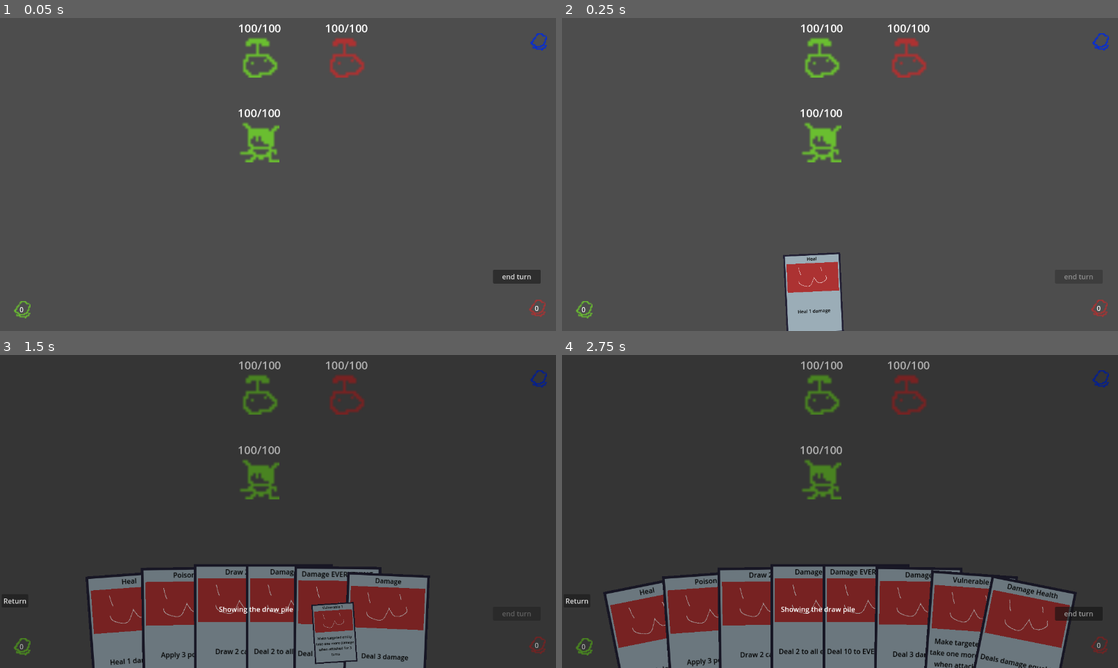
Above: before the commit, frames 1-4 (two rows, left to right).
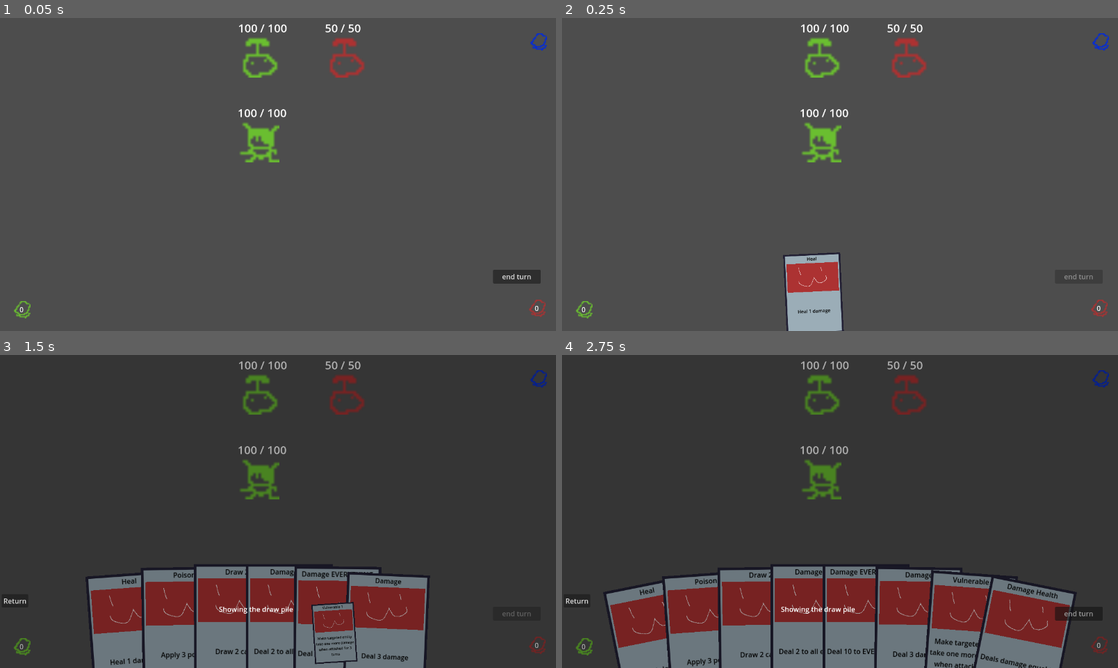
Above: after the commit, the same moments.

Repository: Saplings-Projects/1M_sub
Game: Godot game, scene res://#Scenes/TestingScene.tscn
Two runs of this game, one before a commit and one after it. Both use one fixed random seed, a clock stepped at 60 frames per second and the inputs below.
Inputs (mouse positions are in pixels of both pictures, inside the frame that each line leads up to):
- Up to frame 1 (0.05 s): no input
- Up to frame 2 (0.25 s): no input
- Up to frame 3 (1.5 s): click (255, 624) at 0.52 s; click "0" at 1.25 s
- Up to frame 4 (2.75 s): click "end turn" at 2 s

The runs differ from the first frame. In frame 1, 0.3% of the frame differs, in the area x 46-67%, y 2-32%; in frame 2, 0.3%; in frame 3, 0.2%; in frame 4, 0.2%.
Error before the commit: Parse Error: Identifier "total_damage" not declared in the current scope. (res://Entity/Components/HealthComponent.gd:36)

Commit message:
Cleanup and fix merge conflicts

Diff:
--- a/Cards/CardContainer.gd
+++ b/Cards/CardContainer.gd
@@ -52,7 +52,7 @@
 func _ready() -> void:
 	PhaseManager.on_phase_changed.connect(_on_phase_changed)
 	CardManager.on_card_action_finished.connect(finish_active_card_action)
-	CardManager.on_deck_initialized.connect(init_default_draw_pile)
+	CardManager.on_deck_initialized.connect(_init_default_draw_pile)
 	CardManager.set_card_container(self)
 
 
@@ -61,7 +61,7 @@
 	_handle_queued_card()
 
 
-func init_default_draw_pile() -> void:
+func _init_default_draw_pile() -> void:
 	draw_pile = CardManager.current_deck.duplicate()
 	draw_pile.shuffle()
 
--- a/Core/PlayerPersistentData.gd
+++ b/Core/PlayerPersistentData.gd
@@ -1,5 +1,7 @@
 extends Resource
 class_name PlayerPersistentData
+## Store player data that we want to persist between scenes here.
 
 
 var saved_health: float = -1
+var saved_stats: EntityStats = null
--- a/Entity/Components/HealthComponent.gd
+++ b/Entity/Components/HealthComponent.gd
@@ -6,13 +6,11 @@
 signal on_health_changed(new_health: int)
 
 @export var max_health: float = 100
-@export var set_to_max_health_on_ready = true
 var current_health: float = 100
 
 
 func _ready() -> void:
-	if set_to_max_health_on_ready:
-		set_health_to_max()
+	set_health(max_health)
 
 
 # Allow caster to be null, but not the target.
@@ -33,7 +31,7 @@
 		caster = null
 
 	# apply damage to our health
-	var new_health: float = clampf(current_health - total_damage, 0, max_health)
+	var new_health: float = clampf(current_health - damage, 0, max_health)
 	set_health(new_health)
 
 
@@ -42,7 +40,3 @@
 		return
 	current_health = new_health
 	on_health_changed.emit(current_health)
-
-
-func set_health_to_max():
-	set_health(max_health)
--- a/Entity/Components/StatComponent.gd
+++ b/Entity/Components/StatComponent.gd
@@ -9,5 +9,9 @@
 var _stats: EntityStats = EntityStats.new()
 
 
+func set_stats(new_stats: EntityStats) -> void:
+	_stats = new_stats
+
+
 func get_stats() -> EntityStats:
 	return _stats
--- a/Entity/Player/Player.gd
+++ b/Entity/Player/Player.gd
@@ -22,10 +22,15 @@
 	if PlayerManager.try_load_persistent_data() == null:
 		return
 
+	# Load health data
 	var health_comp: HealthComponent = get_health_component()
-
 	var new_health: float = PlayerManager.player_persistent_data.saved_health
 	health_comp.set_health(new_health)
+
+	# Load stat data
+	var loaded_stats: EntityStats = PlayerManager.player_persistent_data.saved_stats;
+	var stat_comp: StatComponent = get_stat_component()
+	stat_comp.set_stats(loaded_stats)
 
 
 # Update persistent data with our current values
@@ -33,6 +38,10 @@
 	if PlayerManager.player_persistent_data == null:
 		PlayerManager.create_persistent_data()
 
+	# Save health data
 	var health_comp: HealthComponent = get_health_component()
+	PlayerManager.player_persistent_data.saved_health = health_comp.current_health
 
-	PlayerManager.player_persistent_data.saved_health = health_comp.current_health
+	# Save stat data
+	var stat_comp: StatComponent = get_stat_component()
+	PlayerManager.player_persistent_data.saved_stats = stat_comp.get_stats()
--- a/Entity/Player/Player.tscn
+++ b/Entity/Player/Player.tscn
@@ -26,7 +26,6 @@
 
 [node name="HealthComponent" type="Node" parent="."]
 script = ExtResource("4_8ip81")
-set_to_max_health_on_ready = false
 
 [node name="Sprite2D" type="Sprite2D" parent="."]
 scale = Vector2(6, 6)
--- a/Managers/CardManager.gd
+++ b/Managers/CardManager.gd
@@ -35,7 +35,7 @@
 
 func _load_persistent_data():
 	# If the saved deck is empty, we assume there is no save data
-	# NOTE: This will not work if the player has 0 cards in their deck somehow.
+	# NOTE: This means the default deck will load if the player has 0 cards in their deck somehow.
 	if SaveManager.save_data.saved_deck.is_empty():
 		return
 
--- a/Managers/SaveManager.gd
+++ b/Managers/SaveManager.gd
@@ -10,7 +10,7 @@
 const BACKUP_SAVE_GAME_PATH: String = "user://save_bak.json"
 
 var save_data: SaveData = SaveData.new()
-var save_to_file: bool = false
+var save_to_file: bool = true
 
 
 func _ready() -> void:
--- a/Tests/test_persistence.gd
+++ b/Tests/test_persistence.gd
@@ -1,9 +1,4 @@
-extends GutTest
-
-
-var _player_scene: PackedScene = load("res://Entity/Player/Player.tscn")
-var _player: Entity = null
-var _player_health_component: HealthComponent = null
+extends TestBase
 
 
 func before_all():
@@ -14,34 +9,19 @@
 	pass
 
 
-func before_each():
-	_create_player()
-	_player_health_component.set_health(100.0)
-
-
-func after_each():
-	_player.queue_free()
-
-
 func _create_player():
 	_player = _player_scene.instantiate()
-
 	get_tree().root.add_child(_player)
-
 	_player_health_component = _player.get_health_component()
+	_player_stat_component.get_stats().ready_entity_stats()
 
 
 func test_persist_player_health():
-	var deal_damage_data = DealDamageData.new()
-	deal_damage_data.damage = 5.0
-	deal_damage_data.caster = _player
-
-	_player_health_component.deal_damage(deal_damage_data)
+	_player_health_component.deal_damage(5.0, _player)
 
 	assert_eq(_player_health_component.current_health, 95.0)
 
 	_player.free()
-
 	_create_player()
 
 	assert_eq(_player_health_component.current_health, 95.0)
